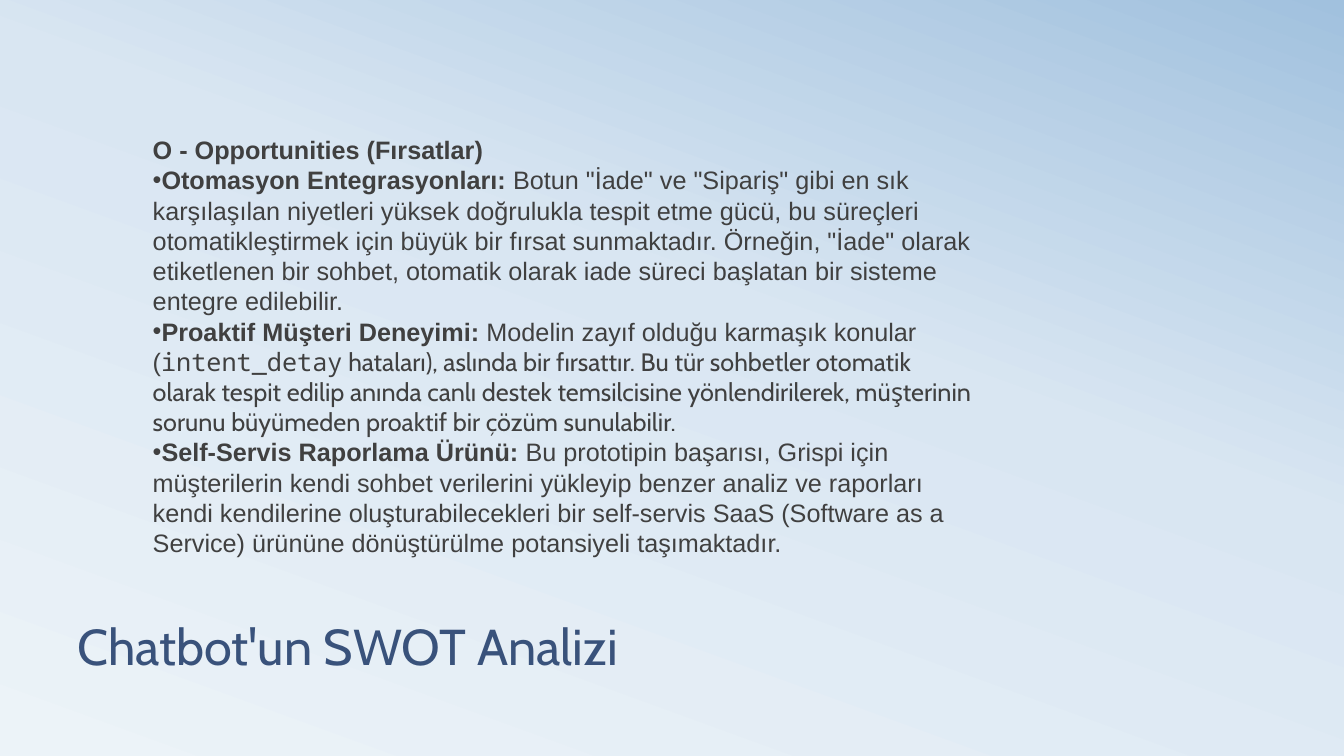
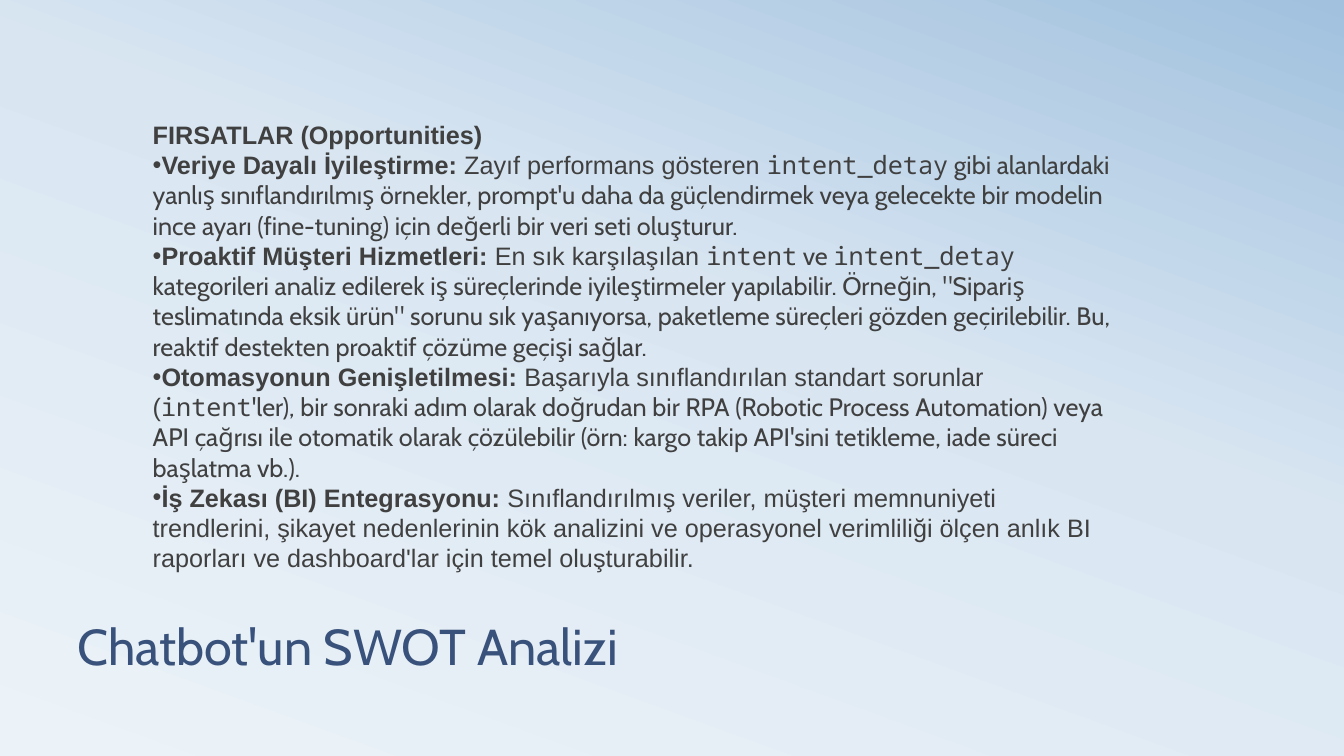
Before and after one commit to AsliAktas/mila-ai-eval, a slide deck: slide 13 of Trendyol Mila Sohbet Botu AI Analiz Ödevi.pptx. Drawn at 1344x756 pixels with LibreOffice and Linux fonts; fonts in the diff are those of the drawing. Boxes give left, top, right and bottom in pixels: in the first picture for what was removed or moved away, otherwise in the second. Text is boxed around its words. In the diff, an @@ line names an element or a change of style, - is before the commit and + after.

```diff
--- a/Trendyol Mila Sohbet Botu AI Analiz Ödevi.pptx
+++ b/Trendyol Mila Sohbet Botu AI Analiz Ödevi.pptx
@@ text removed at [153,140,970,558] @@
-O - Opportunities (Fırsatlar)
-• Otomasyon Entegrasyonları: Botun "İade" ve "Sipariş" gibi en sık karşılaşılan niyetleri yüksek doğrulukla tespit etme gücü, bu süreçleri otomatikleştirmek için büyük bir fırsat sunmaktadır. Örneğin, "İade" olarak etiketlenen bir sohbet, otomatik olarak iade süreci başlatan bir sisteme entegre edilebilir.
-• Proaktif Müşteri Deneyimi: Modelin zayıf olduğu karmaşık konular (intent_detay hataları), aslında bir fırsattır. Bu tür sohbetler otomatik olarak tespit edilip anında canlı destek temsilcisine yönlendirilerek, müşterinin sorunu büyümeden proaktif bir çözüm sunulabilir.
-• Self-Servis Raporlama Ürünü: Bu prototipin başarısı, Grispi için müşterilerin kendi sohbet verilerini yükleyip benzer analiz ve raporları kendi kendilerine oluşturabilecekleri bir self-servis SaaS (Software as a Service) ürününe dönüştürülme potansiyeli taşımaktadır.
@@ text added at [153,125,1110,573], 18 pt, text #404040 @@
+FIRSATLAR (Opportunities)
+• Veriye Dayalı İyileştirme: Zayıf performans gösteren intent_detay gibi alanlardaki yanlış sınıflandırılmış örnekler, prompt'u daha da güçlendirmek veya gelecekte bir modelin ince ayarı (fine-tuning) için değerli bir veri seti oluşturur.
+• Proaktif Müşteri Hizmetleri: En sık karşılaşılan intent ve intent_detay kategorileri analiz edilerek iş süreçlerinde iyileştirmeler yapılabilir. Örneğin, "Sipariş teslimatında eksik ürün" sorunu sık yaşanıyorsa, paketleme süreçleri gözden geçirilebilir. Bu, reaktif destekten proaktif çözüme geçişi sağlar.
+• Otomasyonun Genişletilmesi: Başarıyla sınıflandırılan standart sorunlar (intent'ler), bir sonraki adım olarak doğrudan bir RPA (Robotic Process Automation) veya API çağrısı ile otomatik olarak çözülebilir (örn: kargo takip API'sini tetikleme, iade süreci başlatma vb.).
+• İş Zekası (BI) Entegrasyonu: Sınıflandırılmış veriler, müşteri memnuniyeti trendlerini, şikayet nedenlerinin kök analizini ve operasyonel verimliliği ölçen anlık BI raporları ve dashboard'lar için temel oluşturabilir.
```
Also in this commit, not shown: 5 other slides changed, 5 slides added, 5 slides removed.
